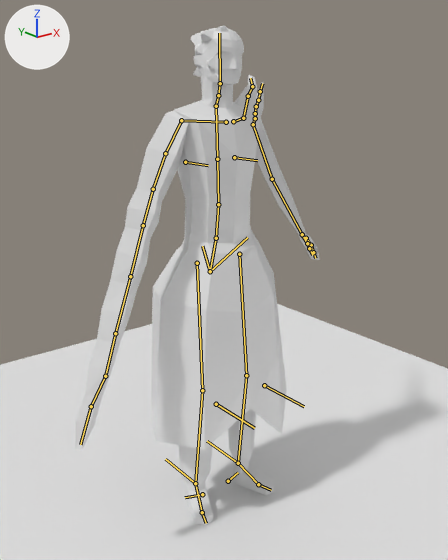
The Blender file salemstalker/Assets/3D/charatermodel/half_hollow.blend, before and after one commit.
One viewpoint serves both versions: a 50 mm lens placed at (-1.421, -1.808, 1.674), pointed at (-0.008, -0.042, 0.967). The lights are fixed; the arrows at upper left show +X, +Y and +Z. The bones that bend it are drawn over the model as lines.
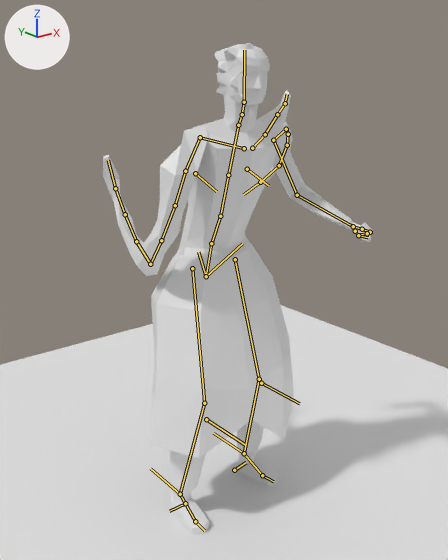
The newer file adds an action. The first version stands in its rest pose; the second is drawn at frame 26 of the action 'attack1'.

Where the change shows, as pixel boxes [x1, y1, x2, y2] in the pictures (448 x 560 px):
'Cube', posed (7% wider): before [151, 75, 287, 525]; after [149, 91, 294, 534]
'Cube.002', posed (10% wider, 58% shorter): before [75, 82, 320, 450]; after [103, 122, 373, 276]
'Cube.003', posed (10% taller): before [191, 26, 244, 108]; after [214, 43, 270, 133]
bone 'spine', root to tip: before (210, 271) to (216, 238); after (206, 276) to (211, 243)
bone 'spine.001', root to tip: before (216, 238) to (218, 204); after (211, 243) to (220, 216)
bone 'spine.004', root to tip: before (216, 106) to (218, 95); after (238, 125) to (242, 114)
bone 'spine.005', root to tip: before (218, 95) to (220, 83); after (242, 114) to (244, 102)
bone 'upper_arm.L', root to tip: before (253, 124) to (272, 179); after (273, 140) to (297, 195)
bone 'forearm.L', root to tip: before (272, 179) to (302, 234); after (297, 195) to (353, 226)
bone 'hand.L', root to tip: before (302, 234) to (306, 238); after (353, 226) to (362, 229)
bone 'hand.L.001', root to tip: before (306, 238) to (311, 245); after (362, 229) to (370, 232)
bone 'hand.L.002', root to tip: before (311, 245) to (313, 252); after (370, 232) to (367, 233)
bone 'hand.L.003', root to tip: before (313, 252) to (315, 258); after (367, 233) to (359, 234)
bone 'forearm.L.001', root to tip: before (302, 234) to (307, 243); after (353, 226) to (355, 231)
bone 'forearm.L.003', root to tip: before (309, 248) to (312, 255); after (358, 235) to (368, 237)
bone 'shoulder.L.001', root to tip: before (243, 118) to (248, 96); after (265, 134) to (277, 114)
bone 'shoulder.L.002', root to tip: before (248, 96) to (252, 86); after (277, 114) to (285, 103)
bone 'shoulder.L.003', root to tip: before (252, 86) to (250, 78); after (285, 103) to (287, 94)
bone 'upper_arm.L.001', root to tip: before (253, 124) to (255, 118); after (273, 140) to (286, 129)
bone 'upper_arm.L.002', root to tip: before (255, 118) to (255, 113); after (286, 129) to (288, 134)
bone 'upper_arm.L.003', root to tip: before (255, 113) to (256, 106); after (288, 134) to (287, 145)
bone 'upper_arm.L.004', root to tip: before (256, 106) to (258, 100); after (287, 145) to (279, 165)
bone 'upper_arm.L.005', root to tip: before (258, 100) to (260, 91); after (279, 165) to (260, 182)
bone 'upper_arm.L.006', root to tip: before (260, 91) to (262, 83); after (260, 182) to (243, 194)
bone 'shoulder.R.001', root to tip: before (181, 120) to (165, 153); after (200, 137) to (185, 171)
bone 'shoulder.R.002', root to tip: before (165, 153) to (153, 189); after (185, 171) to (175, 205)
bone 'shoulder.R.003', root to tip: before (153, 189) to (143, 225); after (175, 205) to (161, 240)
bone 'shoulder.R.004', root to tip: before (143, 225) to (130, 276); after (161, 240) to (150, 264)
bone 'shoulder.R.005', root to tip: before (130, 276) to (115, 333); after (150, 264) to (136, 241)
bone 'shoulder.R.006', root to tip: before (115, 333) to (105, 376); after (136, 241) to (125, 214)
bone 'shoulder.R.007', root to tip: before (105, 376) to (91, 406); after (125, 214) to (115, 188)
bone 'shoulder.R.008', root to tip: before (91, 406) to (80, 444); after (115, 188) to (108, 160)
bone 'foot.L', root to tip: before (238, 463) to (258, 484); after (244, 453) to (262, 475)
bone 'foot.R', root to tip: before (195, 483) to (202, 512); after (180, 494) to (195, 521)
bone 'ik_shin.L.001', root to tip: before (238, 463) to (207, 441); after (244, 453) to (213, 433)
bone 'polethigh.L.001', root to tip: before (264, 385) to (304, 406); after (261, 383) to (299, 403)
bone 'ik_shin.R.001', root to tip: before (195, 483) to (165, 459); after (180, 494) to (150, 468)
bone 'polethigh.R.001', root to tip: before (216, 404) to (254, 428); after (206, 419) to (245, 445)

What the commit changed:
Bone 'spine' (bone_spine) moves from (0.0, 0.0, 0.0) to (0.0, -0.035, -0.02).
Bone 'spine.001' (bone_spine_001) turns from (0, 0, 0) to (20, -3, 0) degrees about its own x, y and z.
Bone 'spine.004' (bone_spine_004) turns from (0, 0, 0) to (-14, 0, 0) degrees about its own x, y and z.
Bone 'spine.005' (bone_spine_005) turns from (0, 0, 0) to (-5, 0, 0) degrees about its own x, y and z.
Bone 'upper_arm.L' (bone_upper_arm_l) turns from (0, 0, 0) to (22, -5, -1) degrees about its own x, y and z.
Bone 'forearm.L' (bone_forearm_l) turns from (0, 0, 0) to (63, -6, -6) degrees about its own x, y and z.
Bone 'hand.L' (bone_hand_l) turns from (0, 0, 0) to (-16, -8, 21) degrees about its own x, y and z.
Bone 'hand.L.001' (bone_hand_l_001) turns from (0, 0, 0) to (8, 10, -20) degrees about its own x, y and z.
Bone 'hand.L.002' (bone_hand_l_002) turns from (0, 0, 0) to (31, 21, -45) degrees about its own x, y and z.
Bone 'hand.L.003' (bone_hand_l_003) turns from (0, 0, 0) to (9, 8, -76) degrees about its own x, y and z.
Bone 'forearm.L.001' (bone_forearm_l_001) turns from (0, 0, 0) to (-24, 0, -8) degrees about its own x, y and z.
Bone 'forearm.L.003' (bone_forearm_l_003) turns from (0, 0, 0) to (-9, -45, 41) degrees about its own x, y and z.
Bone 'shoulder.L.001' (bone_shoulder_l_001) turns from (0, 0, 0) to (-9, -4, -6) degrees about its own x, y and z.
Bone 'shoulder.L.002' (bone_shoulder_l_002) turns from (0, 0, 0) to (10, -1, 9) degrees about its own x, y and z.
Bone 'shoulder.L.003' (bone_shoulder_l_003) turns from (0, 0, 0) to (-13, 2, -8) degrees about its own x, y and z.
Bone 'upper_arm.L.001' (bone_upper_arm_l_001) turns from (0, 0, 0) to (6, -9, -23) degrees about its own x, y and z.
Bone 'upper_arm.L.002' (bone_upper_arm_l_002) turns from (0, 0, 0) to (-46, -18, 46) degrees about its own x, y and z.
Bone 'upper_arm.L.003' (bone_upper_arm_l_003) turns from (0, 0, 0) to (-37, 30, 10) degrees about its own x, y and z.
Bone 'upper_arm.L.004' (bone_upper_arm_l_004) turns from (0, 0, 0) to (-16, 12, 20) degrees about its own x, y and z.
Bone 'upper_arm.L.005' (bone_upper_arm_l_005) turns from (0, 0, 0) to (-17, 16, 23) degrees about its own x, y and z.
Bone 'upper_arm.L.006' (bone_upper_arm_l_006) turns from (0, 0, 0) to (-7, 4, 12) degrees about its own x, y and z.
Bone 'shoulder.R.001' (bone_shoulder_r_001) turns from (0, 0, 0) to (2, 12, 23) degrees about its own x, y and z.
Bone 'shoulder.R.002' (bone_shoulder_r_002) turns from (0, 0, 0) to (-23, -55, -8) degrees about its own x, y and z.
Bone 'shoulder.R.003' (bone_shoulder_r_003) turns from (0, 0, 0) to (14, 12, -7) degrees about its own x, y and z.
Bone 'shoulder.R.004' (bone_shoulder_r_004) turns from (0, 0, 0) to (-56, -42, 23) degrees about its own x, y and z.
Bone 'shoulder.R.005' (bone_shoulder_r_005) turns from (0, 0, 0) to (-55, -3, 5) degrees about its own x, y and z.
Bone 'shoulder.R.006' (bone_shoulder_r_006) turns from (0, 0, 0) to (-22, -3, -1) degrees about its own x, y and z.
Bone 'shoulder.R.007' (bone_shoulder_r_007) turns from (0, 0, 0) to (-39, 19, -8) degrees about its own x, y and z.
Bone 'shoulder.R.008' (bone_shoulder_r_008) turns from (0, 0, 0) to (-33, 18, -41) degrees about its own x, y and z.
Bone 'foot.L' (bone_foot_l) turns from (0, 0, 0) to (-10, -1, 0) degrees about its own x, y and z.
Bone 'foot.R' (bone_foot_r) turns from (0, 0, 0) to (-7, -5, -26) degrees about its own x, y and z.
Bone 'ik_shin.L.001' (bone_ik_shin_l_001) moves from (0.0, 0.0, 0.0) to (0.075, 0.046, -0.002).
Bone 'polethigh.L.001' (bone_polethigh_l_001) moves from (0.0, 0.0, 0.0) to (-0.058, 0.008, 0.005).
Bone 'ik_shin.R.001' (bone_ik_shin_r_001) moves from (0.0, 0.0, 0.0) to (-0.095, -0.02, 0.002).
Bone 'polethigh.R.001' (bone_polethigh_r_001) moves from (0.0, 0.0, 0.0) to (0.02, 0.018, 0.023).
